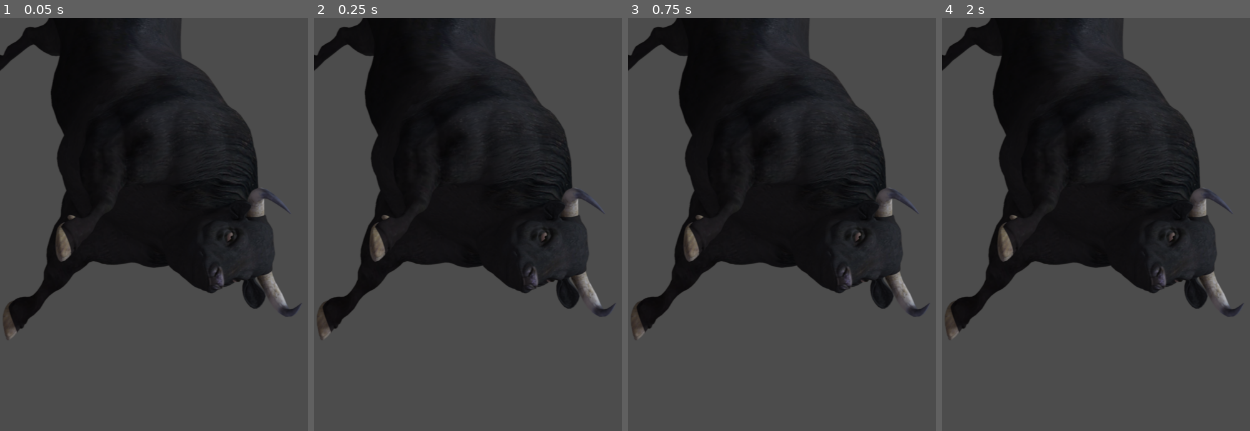
Above: before the commit, frames 1-4 (left to right).
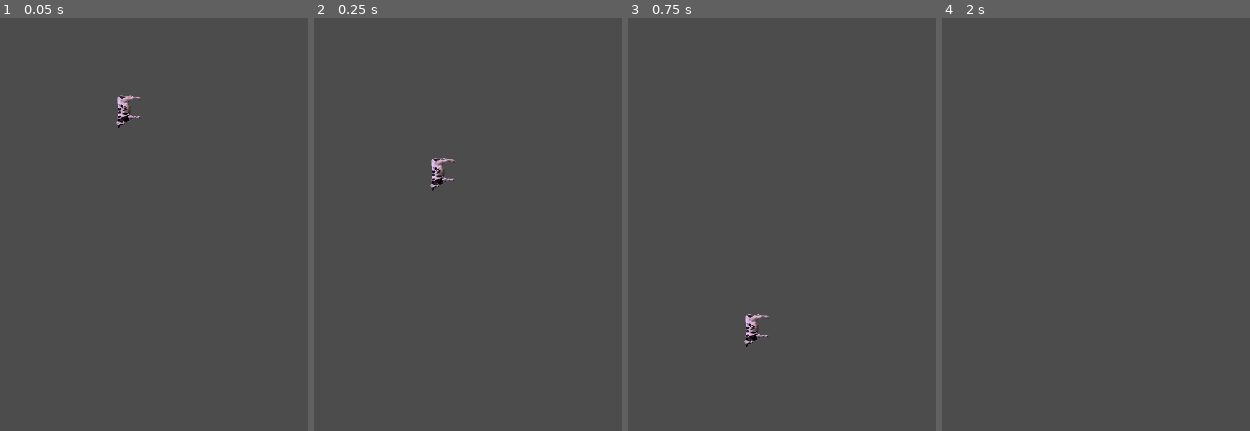
Above: after the commit, the same moments.

Repository: 0676693/Invade-Spacers
Game: Godot game, scene res://Bullet-Enemy/Bullet-Enemy.tscn
Two runs of this game, one before a commit and one after it. Both use one fixed random seed, a clock stepped at 60 frames per second and the inputs below. This scene is started directly instead of the project's main scene.
Inputs:
- Up to frame 1 (0.05 s): no input
- Up to frame 2 (0.25 s): no input
- Up to frame 3 (0.75 s): hold Right (ui_right) from 0.53 s (still down); hold Space (fire) from 0.53 s (still down)
- Up to frame 4 (2 s): release Right (ui_right) at 1.28 s; release Space (fire) at 1.28 s; hold Down (ui_down) from 1.28 s (still down); tap Space (fire) at 1.35 s

The runs differ from the first frame. In frame 1, 39% of the frame differs, in the area x 0-98%, y 0-78%; in frame 2, 39%; in frame 3, 40%, in the area x 0-98%, y 0-80%; in frame 4, 39%.
Error before the commit: Parse Error: No constructor of 'Vector2' matches the signature 'Vector2(int, var, int)'. (res://Bullet-Enemy/Bullet-Enemy.gd:13)

Commit message:
Did win loss screens enemy firing and stuff
happy

Diff:
--- /dev/null
+++ b/BacktoMenu.gd
@@ -0,0 +1,9 @@
+extends Button
+
+
+func _on_Button_pressed():
+	get_tree().change_scene("res://Menu/Menu.tscn")
+
+
+func _on_BacktoMenu_pressed():
+	pass # Replace with function body.
--- a/Bullet-Enemy/Bullet-Enemy.gd
+++ b/Bullet-Enemy/Bullet-Enemy.gd
@@ -1,6 +1,6 @@
 extends KinematicBody2D
 
-var speed = 400
+var speed = 1250
 
 # Called when the node enters the scene tree for the first time.
 func _ready():
@@ -10,7 +10,7 @@
 
 
 func _physics_process(delta):
-	var collidedObject = move_and_collide(Vector2(0, +speed*delta*0,4))
+	var collidedObject = move_and_collide(Vector2(0, +speed*delta*0.4))
 	if (collidedObject):
 		#print("Enemy collide: ",collidedObject.collider.name)
 		if "Enemy" in collidedObject.collider.name:
@@ -20,3 +20,5 @@
 			queue_free()
 			GlobalVariables.enemyBulletInstanceCount -= 1
 			print("Enemy Bullets: ", GlobalVariables.enemyBulletInstanceCount)
+			if "Player" in collidedObject.collider.name:
+				get_tree().change_scene("res://Menu/Loss.tscn")
--- a/Bullet-Enemy/Bullet-Enemy.tscn
+++ b/Bullet-Enemy/Bullet-Enemy.tscn
@@ -1,10 +1,12 @@
-[gd_scene load_steps=4 format=2]
+[gd_scene load_steps=5 format=2]
 
-[ext_resource path="res://Bullet-Enemy/EnemyBULLet.png" type="Texture" id=1]
+[ext_resource path="res://Bullet-Enemy/cow.png" type="Texture" id=1]
 [ext_resource path="res://Bullet-Enemy/Bullet-Enemy.gd" type="Script" id=2]
 
+[sub_resource type="CanvasItemMaterial" id=2]
+
 [sub_resource type="RectangleShape2D" id=1]
-extents = Vector2( 4.63879, 4.41854 )
+extents = Vector2( 23.5, 29.5 )
 
 [node name="Bullet" type="KinematicBody2D"]
 position = Vector2( 193.956, 142.277 )
@@ -12,9 +14,13 @@
 script = ExtResource( 2 )
 
 [node name="Sprite" type="Sprite" parent="."]
-position = Vector2( 3.04401, 2.72299 )
-rotation = 1.5708
+modulate = Color( 0.915564, 0.796875, 1, 1 )
+material = SubResource( 2 )
+position = Vector2( 12.4749, -17.1295 )
+rotation = -1.5708
+scale = Vector2( 0.150553, 0.156217 )
 texture = ExtResource( 1 )
 
 [node name="CollisionShape2D" type="CollisionShape2D" parent="."]
+position = Vector2( 12.544, -19.777 )
 shape = SubResource( 1 )
--- a/Bullet/Bullet.tscn
+++ b/Bullet/Bullet.tscn
@@ -9,6 +9,8 @@
 
 [node name="Bullet" type="KinematicBody2D"]
 position = Vector2( 193.956, 142.277 )
+collision_layer = 6
+collision_mask = 6
 script = ExtResource( 2 )
 
 [node name="Sprite" type="Sprite" parent="."]
--- a/Enemy/Enemy.tscn
+++ b/Enemy/Enemy.tscn
@@ -9,8 +9,10 @@
 [sub_resource type="RectangleShape2D" id=2]
 extents = Vector2( 1.5, 11.5 )
 
-[node name="Enemy" type="KinematicBody2D"]
+[node name="Enemy" type="KinematicBody2D" groups=["enemy"]]
 position = Vector2( 0.911194, -1.91614 )
+collision_layer = 2
+collision_mask = 2
 script = ExtResource( 2 )
 
 [node name="CollisionShape2D" type="CollisionShape2D" parent="."]
--- a/MainGame/MainGame.gd
+++ b/MainGame/MainGame.gd
@@ -4,6 +4,7 @@
 var currentTimer
 
 func _ready():
+	set_process(true)
 	currentTimer = countdownMax
 	$HUD/Countdown.text = str(currentTimer)
 
@@ -14,7 +15,9 @@
 		currentTimer = currentTimer - 1
 		print(currentTimer)
 	print("Game Over, noob")
-	get_tree().change_scene("res://Menu/Menu.tscn")
+	get_tree().change_scene("res://Menu/Loss.tscn")
 
 func _process(delta):
 	$HUD/CurrentScore.text = str(GlobalVariables.scoringInformation["currentScore"])
+	if get_tree().get_nodes_in_group("enemy").size() == 0:
+		get_tree().change_scene("res://Menu/WinScene.tscn")
--- a/MainGame/MainGame.tscn
+++ b/MainGame/MainGame.tscn
@@ -63,6 +63,8 @@
 
 [node name="Border_Left" type="Area2D" parent="." groups=["left"]]
 position = Vector2( -1.53629, 369.479 )
+collision_layer = 3
+collision_mask = 3
 
 [node name="CollisionShape2D" type="CollisionShape2D" parent="Border_Left"]
 position = Vector2( -5.37704, -0.768158 )
@@ -70,6 +72,8 @@
 
 [node name="Border_Right" type="Area2D" parent="." groups=["right"]]
 position = Vector2( 1287.42, 368.711 )
+collision_layer = 3
+collision_mask = 3
 
 [node name="CollisionShape2D" type="CollisionShape2D" parent="Border_Right"]
 position = Vector2( -5.37704, -0.768158 )
@@ -84,6 +88,8 @@
 
 [node name="Border_Top" type="KinematicBody2D" parent="." groups=["top"]]
 position = Vector2( 646.934, -31.955 )
+collision_layer = 3
+collision_mask = 3
 
 [node name="TopCollider" type="CollisionShape2D" parent="Border_Top" groups=["top"]]
 position = Vector2( 0, 1 )
@@ -91,6 +97,8 @@
 
 [node name="Border_Bottom" type="KinematicBody2D" parent="." groups=["bottom"]]
 position = Vector2( 646.934, 748.484 )
+collision_layer = 3
+collision_mask = 3
 
 [node name="TopCollider" type="CollisionShape2D" parent="Border_Bottom" groups=["top"]]
 position = Vector2( 0, 1 )
--- /dev/null
+++ b/Menu/Loss.tscn
@@ -0,0 +1,30 @@
+[gd_scene load_steps=3 format=2]
+
+[ext_resource path="res://BacktoMenu.gd" type="Script" id=1]
+[ext_resource path="res://Menu/Screenshot_20230329_102236.png" type="Texture" id=2]
+
+[node name="Loss" type="Node2D"]
+
+[node name="Layout" type="VBoxContainer" parent="."]
+margin_left = 437.0
+margin_right = 928.0
+margin_bottom = 193.0
+
+[node name="Heading" type="Label" parent="Layout"]
+margin_right = 491.0
+margin_bottom = 14.0
+text = "Return To Main Menu"
+
+[node name="BacktoMenu" type="Button" parent="Layout"]
+margin_top = 18.0
+margin_right = 491.0
+margin_bottom = 38.0
+script = ExtResource( 1 )
+
+[node name="Screenshot20230329102236" type="Sprite" parent="."]
+position = Vector2( 639, 367 )
+scale = Vector2( 0.697917, 0.712037 )
+z_index = -6
+texture = ExtResource( 2 )
+
+[connection signal="pressed" from="Layout/BacktoMenu" to="Layout/BacktoMenu" method="_on_BacktoMenu_pressed"]
--- /dev/null
+++ b/Menu/WinScene.gd
@@ -0,0 +1,16 @@
+extends Node
+
+
+# Declare member variables here. Examples:
+# var a = 2
+# var b = "text"
+
+
+# Called when the node enters the scene tree for the first time.
+func _ready():
+	pass # Replace with function body.
+
+
+# Called every frame. 'delta' is the elapsed time since the previous frame.
+#func _process(delta):
+#	pass
--- /dev/null
+++ b/Menu/WinScene.tscn
@@ -0,0 +1,10 @@
+[gd_scene load_steps=2 format=2]
+
+[ext_resource path="res://Menu/Screenshot_20230329_101212.png" type="Texture" id=1]
+
+[node name="WinScene" type="Node2D"]
+
+[node name="Screenshot20230329101212" type="Sprite" parent="."]
+position = Vector2( 624, 343 )
+scale = Vector2( 0.729167, 0.743519 )
+texture = ExtResource( 1 )
--- a/Player/Player.tscn
+++ b/Player/Player.tscn
@@ -10,6 +10,8 @@
 extents = Vector2( 39.9933, 52.9882 )
 
 [node name="Player" type="KinematicBody2D"]
+collision_layer = 5
+collision_mask = 5
 script = ExtResource( 2 )
 
 [node name="Sprite" type="Sprite" parent="."]
Binary file removed: Bullet-Enemy/EnemyBULLet.png
Not shown, removed: Bullet-Enemy/EnemyBULLet.png.import
Binary file added: Bullet-Enemy/cow.png
Not shown, added: Bullet-Enemy/cow.png.import
Binary file added: Menu/Screenshot_20230329_101212.png
Not shown, added: Menu/Screenshot_20230329_101212.png.import
Binary file added: Menu/Screenshot_20230329_102236.png
Not shown, added: Menu/Screenshot_20230329_102236.png.import
Not shown, added: SPACE INVADERS.pck
Not shown, added: SPACE INVADERS.x86_64
